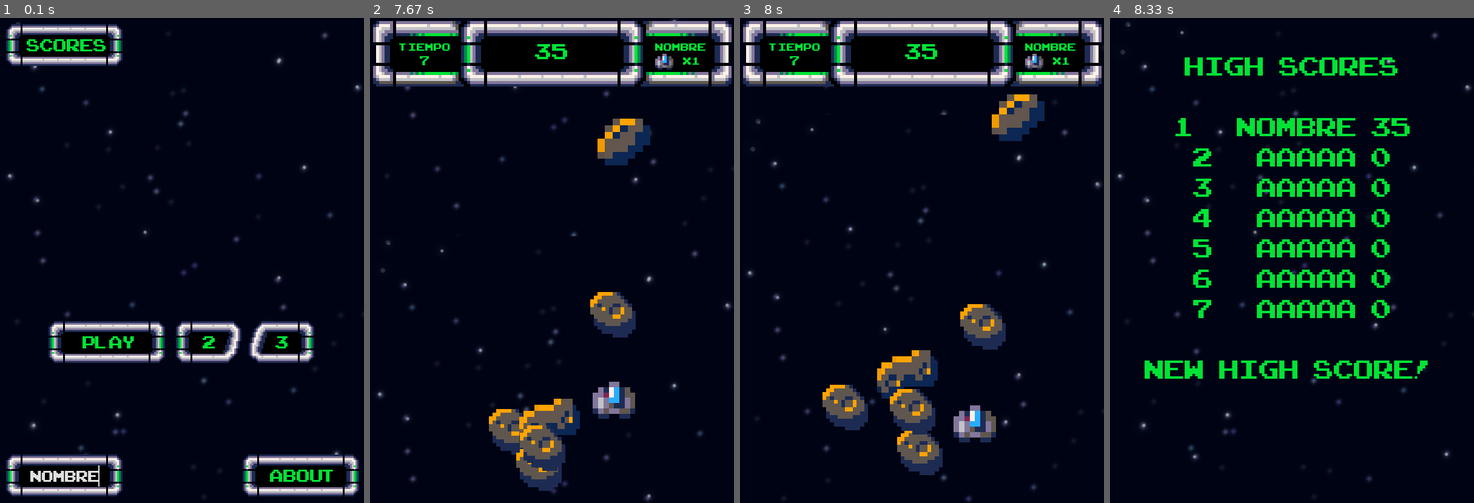
Above: before the commit, frames 1-4 (left to right).
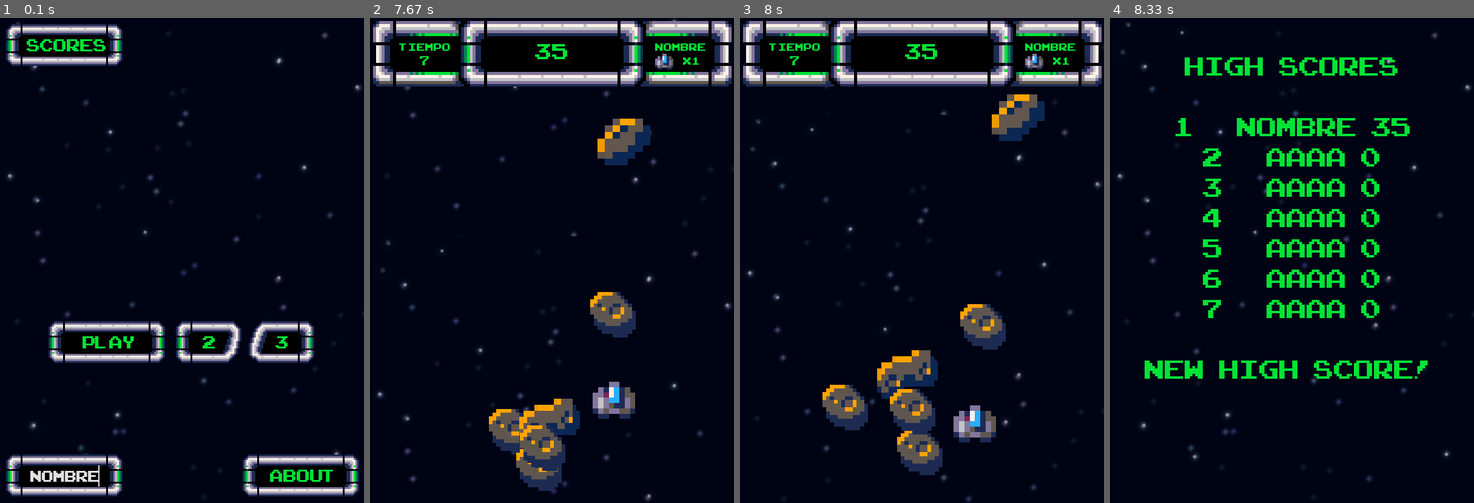
Above: after the commit, the same moments.

Repository: Adriel23456/Proyecto2-Taller-Adriel-Daniel
Game: pygame game, started from STAR LIGHT RUNNER/STAR LIGHT RUNNER.py
Two runs of this game, one before a commit and one after it. Both use one fixed random seed, a clock stepped at 60 frames per second and the inputs below.
Inputs (mouse positions are in pixels of both pictures, inside the frame that each line leads up to):
- Up to frame 1 (0.1 s): no input
- Up to frame 2 (7.67 s): click "3" at 0.38 s; hold Right 0.67-1.13 s; move the mouse to (537, 279) at 0.7 s; hold Up 1.22-1.52 s; hold Right 1.55-2.02 s; hold Left 2.05-2.58 s; hold Down 2.62-2.92 s; hold Left 2.95-3.35 s; hold Up 3.38-3.75 s; hold Right 3.78-4.42 s; hold Down 4.45-4.82 s; hold Left 4.85-5.32 s; hold Right 5.35-5.82 s; hold Up 5.85-6.15 s; hold Right 6.18-6.65 s; hold Left 6.68-7.22 s; click (555, 313) at 7.3 s; hold Down from 7.58 s (still down)
- Up to frame 3 (8 s): release Down at 7.88 s; hold Left from 7.92 s (still down)
- Up to frame 4 (8.33 s): release Left at 8.32 s

Frames 1-3 are identical in both runs. In frame 4, 5.7% of the frame differs, in the area x 22-77%, y 26-62%.

Commit message:
quicksort

Diff:
--- a/STAR LIGHT RUNNER/STAR LIGHT RUNNER.py
+++ b/STAR LIGHT RUNNER/STAR LIGHT RUNNER.py
@@ -106,25 +106,59 @@
         jugador.vida -= 1
         #puntuacion -= 1
 
+#Aqui se define la aplicacion de quicksort
+def quicksort(lista):
+    if len(lista) == 0:
+        return lista
+    else:
+        pivote = lista[len(lista)//2]
+        listaMenor = []
+        listaMedio = []
+        listaMayor = []
+        for x in lista:
+            if x<pivote:
+                listaMenor.append(x)
+            elif x==pivote:
+                listaMedio.append(x)
+            else:
+                listaMayor.append(x)
+        return quicksort(listaMayor) + listaMedio + quicksort(listaMenor)
+
 #Aqui se define la aplicacion de la funcion que va a acomodar las puntuaciones
-def score_update(Points, player_name, num, lista):
-    if num == 13:
-        if Points > int(lista[num]):
-            lista[num-1] = "{}\n".format(player_name)
-            lista[num] = "{}\n".format(Points)
-            return lista
-        else:
-            return lista
+def scores_quicksort(Points, player_name, lista):
+    #Añadir a la lista ya existente los nuevos valores de nombre de jugador y sus puntos al final, remplazando los que antes estaban colocados
+    lista[14] = "{}\n".format(player_name)
+    lista[15] = "{}\n".format(Points)
+    #Dejar esta lista intacta y luego crear una nueva lista pero que sea de solamente los valores numericos, antes representados:
+    num1 = int(lista[1].rstrip("\n"))
+    num2 = lista[3].rstrip("\n")
+    num3 = lista[5].rstrip("\n")
+    num4 = lista[7].rstrip("\n")
+    num5 = lista[9].rstrip("\n")
+    num6 = lista[11].rstrip("\n")
+    num7 = lista[13].rstrip("\n")
+    num8 = lista[15].rstrip("\n")
+    Nueva_lista = [int(num1) , int(num2) , int(num3) , int(num4) , int(num5) , int(num6) , int(num7) , int(num8)]
+    #Aplicar quicksort en esta nueva lista, y despues sacar esa nueva lista como quicksort_lista:
+    quicksort_lista = quicksort(Nueva_lista)
+    #Crear la lista final a mostrar con el orden correcto de los nombres y puntuaciones creados con el codigo de quicksort
+    if quicksort_lista[0] != Nueva_lista[0]:
+        Lista_Final = [lista[14]  ,  lista[15]  , lista[0] , lista[1] , lista[2] , lista[3] , lista[4] , lista[5] , lista[6] , lista[7] , lista[8] , lista[9] , lista[10] , lista[11] , lista[12] , lista[13] ]
+    elif quicksort_lista[1] != Nueva_lista[1]:
+        Lista_Final = [lista[0]  ,  lista[1]  , lista[14] , lista[15] , lista[2] , lista[3] , lista[4] , lista[5] , lista[6] , lista[7] , lista[8] , lista[9] , lista[10] , lista[11] , lista[12] , lista[13] ]
+    elif quicksort_lista[2] != Nueva_lista[2]:
+        Lista_Final = [lista[0]  ,  lista[1]  , lista[2] , lista[3] , lista[14] , lista[15] , lista[4] , lista[5] , lista[6] , lista[7] , lista[8] , lista[9] , lista[10] , lista[11] , lista[12] , lista[13] ]
+    elif quicksort_lista[3] != Nueva_lista[3]:
+        Lista_Final = [lista[0]  ,  lista[1]  , lista[2] , lista[3] , lista[4] , lista[5] , lista[14] , lista[15] , lista[6] , lista[7] , lista[8] , lista[9] , lista[10] , lista[11] , lista[12] , lista[13] ]
+    elif quicksort_lista[4] != Nueva_lista[4]:
+        Lista_Final = [lista[0]  ,  lista[1]  , lista[2] , lista[3] , lista[4] , lista[5] , lista[6] , lista[7] , lista[14] , lista[15] , lista[8] , lista[9] , lista[10] , lista[11] , lista[12] , lista[13] ]
+    elif quicksort_lista[5] != Nueva_lista[5]:
+        Lista_Final = [lista[0]  ,  lista[1]  , lista[2] , lista[3] , lista[4] , lista[5] , lista[6] , lista[7] , lista[8] , lista[9] , lista[14] , lista[15] , lista[10] , lista[11] , lista[12] , lista[13] ]
+    elif quicksort_lista[6] != Nueva_lista[6]:
+        Lista_Final = [lista[0]  ,  lista[1]  , lista[2] , lista[3] , lista[4] , lista[5] , lista[6] , lista[7] , lista[8] , lista[9] , lista[10] , lista[11] , lista[14] , lista[15] , lista[12] , lista[13] ]
     else:
-        if Points > int(lista[num]):
-            nombre_anterior = lista[num-1]
-            nombre_anterior = nombre_anterior.rstrip()
-            score_anterior = int(lista[num])
-            lista[num-1] = "{}\n".format(player_name)
-            lista[num] = "{}\n".format(Points)
-            return score_update(score_anterior, nombre_anterior, num+2, lista)
-        else:
-            return score_update(Points, player_name, num+2, lista)
+        Lista_Final = lista
+    return Lista_Final
 
 def Cambio_Musica():
     if pantallas.pantalla == "Pantalla_de_inicio":
@@ -136,10 +170,10 @@
 def read_write_txt():
     with open(r"STAR LIGHT RUNNER/high_scores.txt", "r") as high_scores:
         lista = high_scores.readlines()
-        score_update(pantallas.score, pantallas.nombre_jugador, 1, lista)
+    Nueva_Lista = scores_quicksort(pantallas.score, pantallas.nombre_jugador, lista)
 
     with open(r"STAR LIGHT RUNNER/high_scores.txt", "w") as high_scores:
-        high_scores.writelines(lista)
+        high_scores.writelines(Nueva_Lista)
 
 def new_highscore():
     with open(r"STAR LIGHT RUNNER/high_scores.txt", "r") as high_scores:
@@ -354,7 +388,6 @@
                         CLICK_SOUND.set_volume(0.2)
                         self.pantalla = "Pantalla_3"
 
-
         self.click = False
         # Fondo
         ventana.blit(background, (0, 0))
@@ -416,6 +449,7 @@
 
         with open(r"STAR LIGHT RUNNER/high_scores.txt", "r") as high_scores:
             lista = high_scores.readlines()
+            #Lista_Final = scores_quicksort(pantallas.score, pantallas.nombre_jugador, lista)
             draw_text(ventana, "1         {}   {}".format(lista[0].rstrip(), lista[1].rstrip()), 60, 300, 150)
             draw_text(ventana, "2         {}   {}".format(lista[2].rstrip(), lista[3].rstrip()), 60, 300, 200)
             draw_text(ventana, "3         {}   {}".format(lista[4].rstrip(), lista[5].rstrip()), 60, 300, 250)
@@ -506,16 +540,21 @@
         all_sprites.draw(ventana)
         Enemigos.draw(ventana)
 
+
 # función para elección de pantallas
 pantallas = pantallas()
 
+
 jugador = jugador()
 all_sprites = pygame.sprite.Group(jugador)
 
+
 Enemigos = pygame.sprite.Group()
+
 
 MENU_MUSIC.play(-1)
 MENU_MUSIC.set_volume(0.2)
+
 
 while pantallas.running:
     pantallas.cambio_pantalla()
--- a/STAR LIGHT RUNNER/high_scores.txt
+++ b/STAR LIGHT RUNNER/high_scores.txt
@@ -1,14 +1,16 @@
-AAAAA
+AAAA
 0
-AAAAA
+AAAA
 0
-AAAAA
+AAAA
 0
-AAAAA
+AAAA
 0
-AAAAA
+AAAA
 0
-AAAAA
+AAAA
 0
-AAAAA
+AAAA
 0
+AAAA
+0
